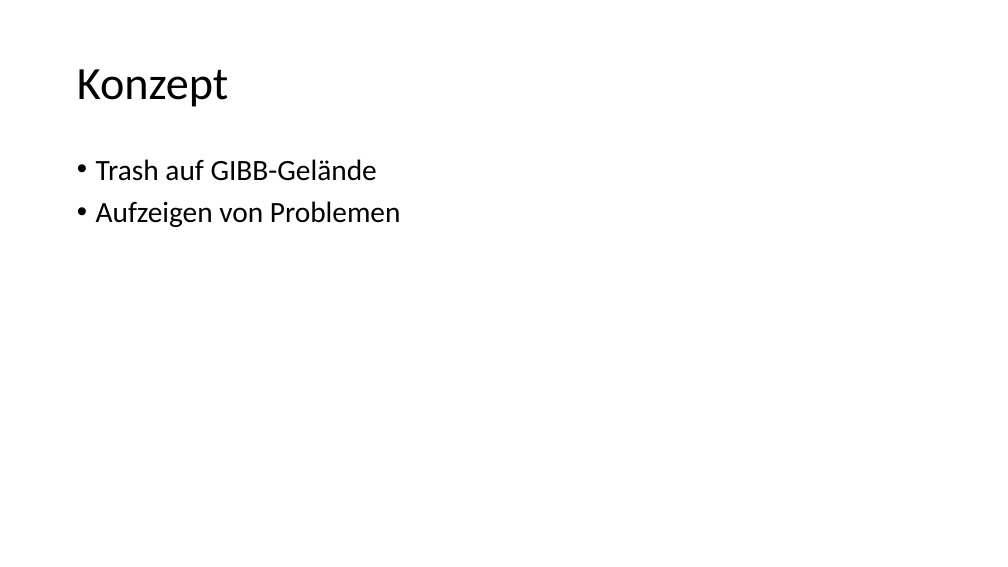
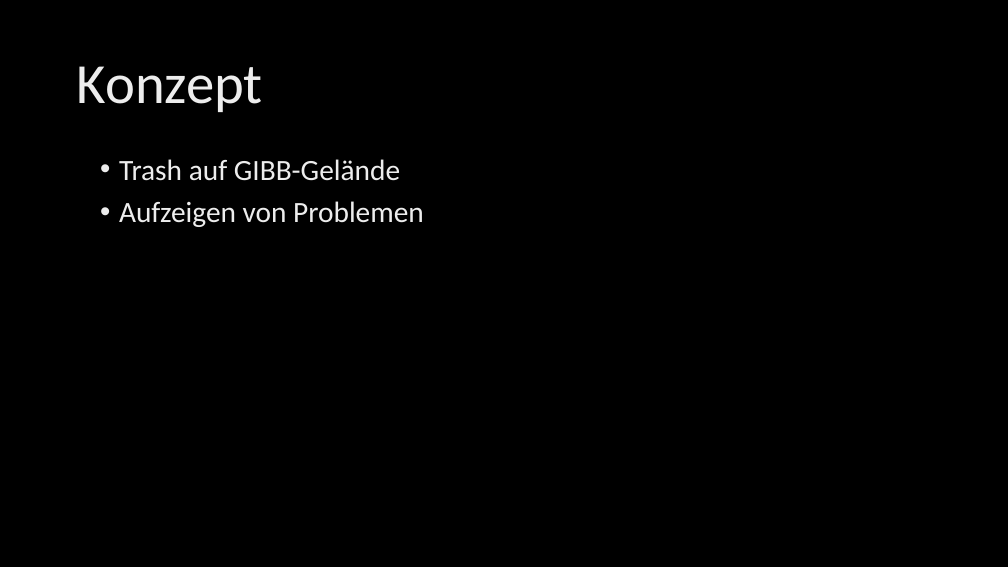
Before and after one commit to zioerjens/School_GIBB, a slide deck: slide 2 of m152_presentation.pptx. Drawn at 1008x567 pixels with LibreOffice and Linux fonts; fonts in the diff are those of the drawing; background and template pictures are left out. Boxes give left, top, right and bottom in pixels: in the first picture for what was removed or moved away, otherwise in the second. Text is boxed around its words. In the diff, an @@ line names an element or a change of style, - is before the commit and + after.

```diff
--- a/m152_presentation.pptx
+++ b/m152_presentation.pptx
@@ background #FFFFFF to picture (left out) @@
@@ title "Konzept" at (x1=77, y1=66, x2=263, y2=112): size 44 to 54 pt, text colour #000000 to gradient #DEDEDE to #EDEDED to #FFFFFF @@
@@ text "Trash auf GIBB-Gelände" moved from (x1=96, y1=159, x2=401, y2=227) to (x1=119, y1=159, x2=424, y2=227) @@
@@ text "Trash auf GIBB-Gelände" at (x1=119, y1=159, x2=424, y2=227): text colour #000000 to gradient #DEDEDE to #EDEDED to #FFFFFF @@
```
Also in this commit, not shown: 7 other slides changed, 1 slide added.
